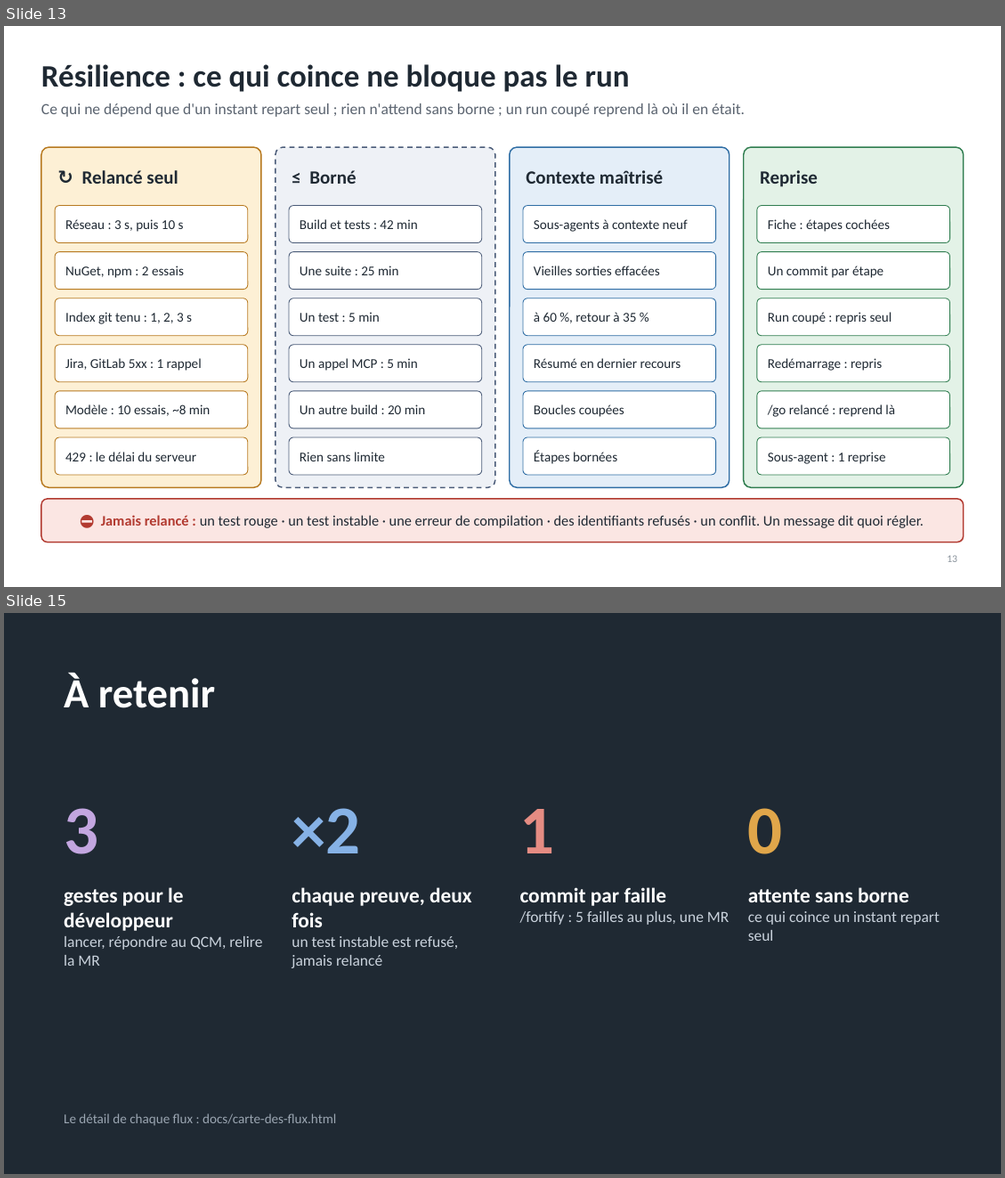
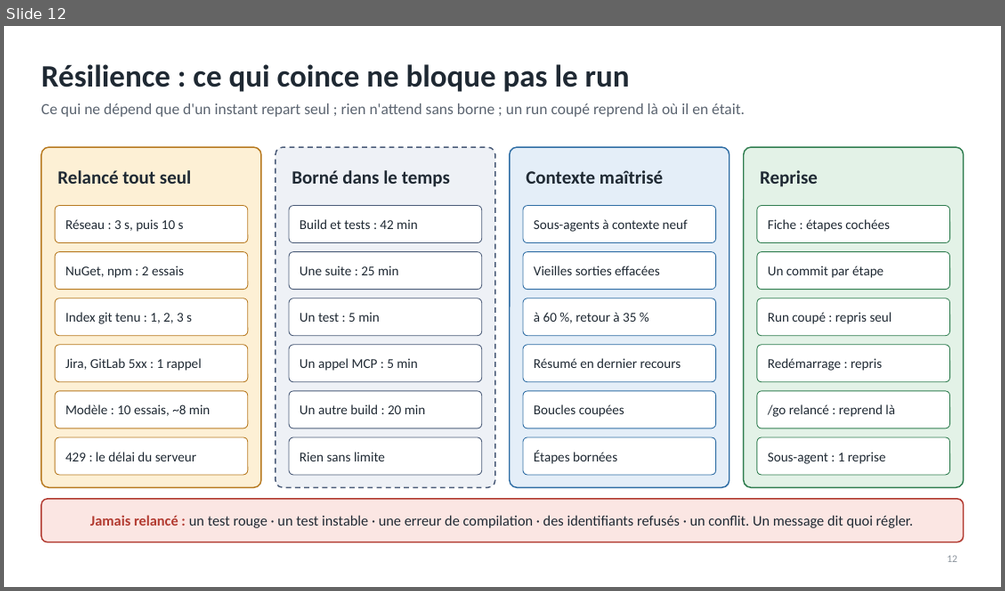
Before and after one commit to RabieDerouiche/OpenRDCode, a slide deck: opencode-v2/docs/presentation-tech-leads.pptx. Shown one above the other, each under a label of ours: slides 13 and 15 before the commit, slide 12 after it; the slides between them are not shown. The pictures are 1005x1178 and 1005x591 pixels, drawn with LibreOffice and Linux fonts; fonts in the diff are those of the drawing. Boxes give left, top, right and bottom in pixels: in the first picture for what was removed or moved away, otherwise in the second. Text is boxed around its words. In the diff, an @@ line names an element or a change of style, - is before the commit and + after.

```diff
--- a/opencode-v2/docs/presentation-tech-leads.pptx
+++ b/opencode-v2/docs/presentation-tech-leads.pptx
@@ slide 15 removed at [4,613,1001,1174], background #1F2933 @@
@@ text removed at [64,673,215,708] @@
-À retenir
@@ text removed at [64,808,98,854] @@
-3
@@ text removed at [291,808,360,853] @@
-×2
@@ text removed at [520,809,555,853] @@
-1
@@ text removed at [748,808,783,854] @@
-0
@@ text removed at [64,887,262,965] @@
-gestes pour le développeur
-lancer, répondre au QCM, relire la MR
@@ text removed at [291,887,472,968] @@
-chaque preuve, deux fois
-un test instable est refusé, jamais relancé
@@ text removed at [520,887,728,925] @@
-commit par faille
-/fortify : 5 failles au plus, une MR
@@ text removed at [748,887,939,941] @@
-attente sans borne
-ce qui coince un instant repart seul
@@ text removed at [64,1113,336,1125] @@
-Le détail de chaque flux : docs/carte-des-flux.html
@@ what was slide 13 is now slide 12 @@
@@ slide 12 changed as well @@
@@ text at [57,170,191,184]: text changed @@
-↻ Relancé seul
+Relancé tout seul
@@ text at [291,170,450,187]: text changed @@
-≤ Borné
+Borné dans le temps
@@ text in rounded rectangle at [90,515,913,528]: text changed @@
-⛔ Jamais relancé : un test rouge · un test instable · une erreur de compilation · des identifiants refusés · un conflit. Un message dit quoi régler.
+Jamais relancé : un test rouge · un test instable · une erreur de compilation · des identifiants refusés · un conflit. Un message dit quoi régler.
```
Also in this commit, not shown: 8 other slides changed, 4 slides added, 5 other slides removed, 3 other files.
